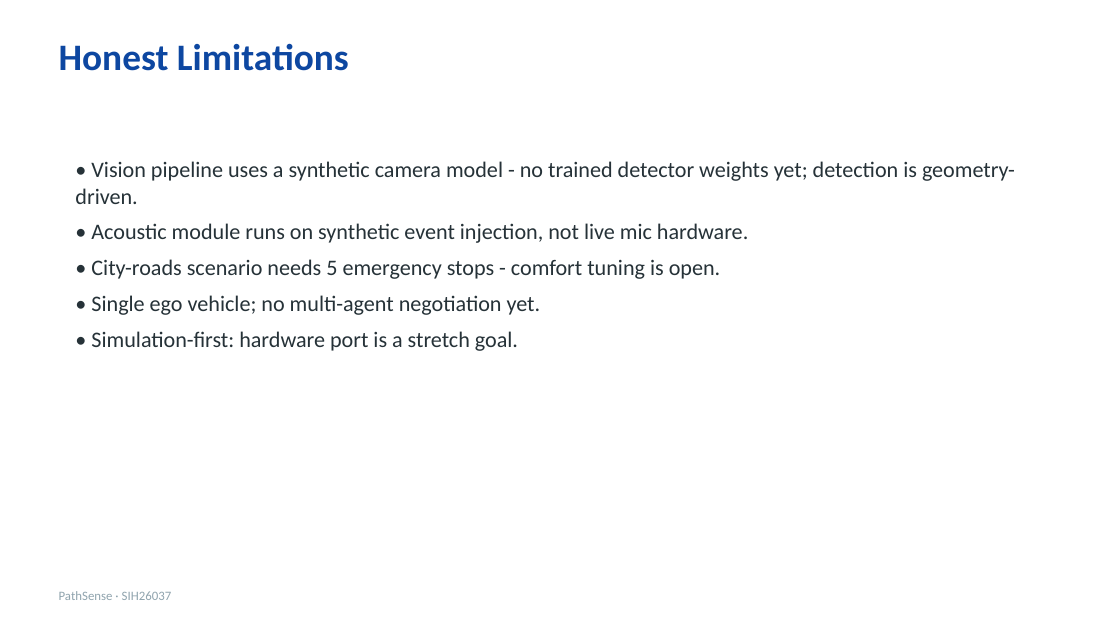
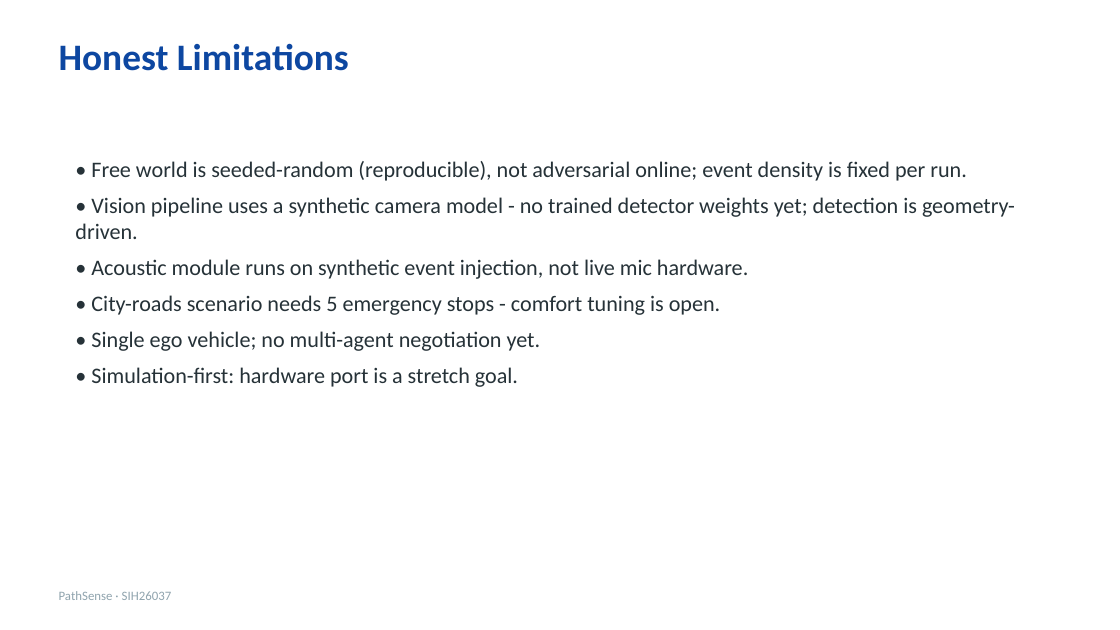
Before and after one commit to lemuel-fernandes/marg.ai, a slide deck: slide 14 of pathsense_ppt.pptx (slide 13 before the commit). Drawn at 1120x630 pixels with LibreOffice and Linux fonts; fonts in the diff are those of the drawing. Boxes give left, top, right and bottom in pixels: in the first picture for what was removed or moved away, otherwise in the second. Text is boxed around its words. In the diff, an @@ line names an element or a change of style, - is before the commit and + after.

Commit message:
free world

```diff
--- a/pathsense_ppt.pptx
+++ b/pathsense_ppt.pptx
@@ text at (91,161,967,181): paragraph added @@
+• Free world is seeded-random (reproducible), not adversarial online; event density is fixed per run.
```
Also in this commit, not shown: 1 other slide changed, 1 slide added, 11 other files.
